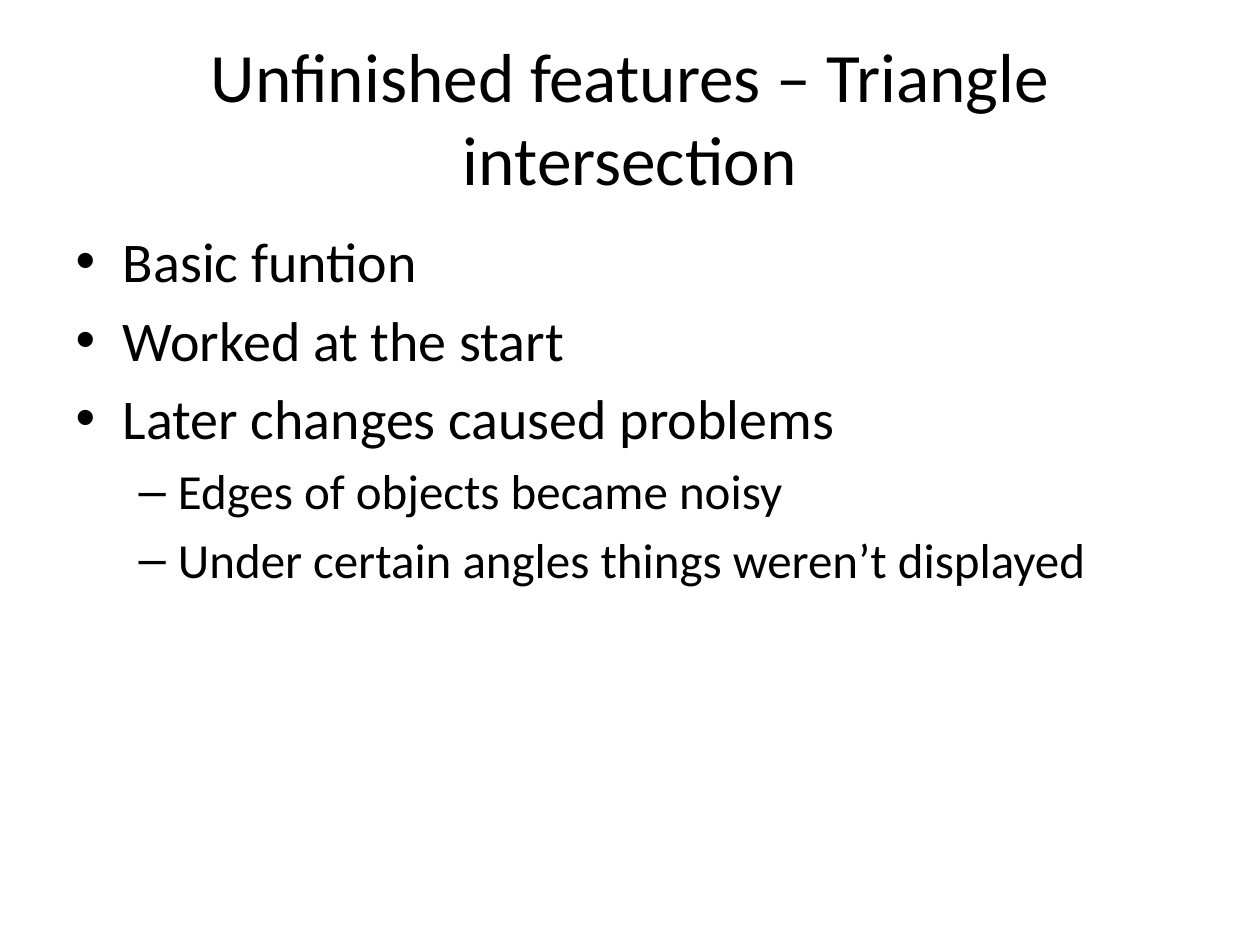
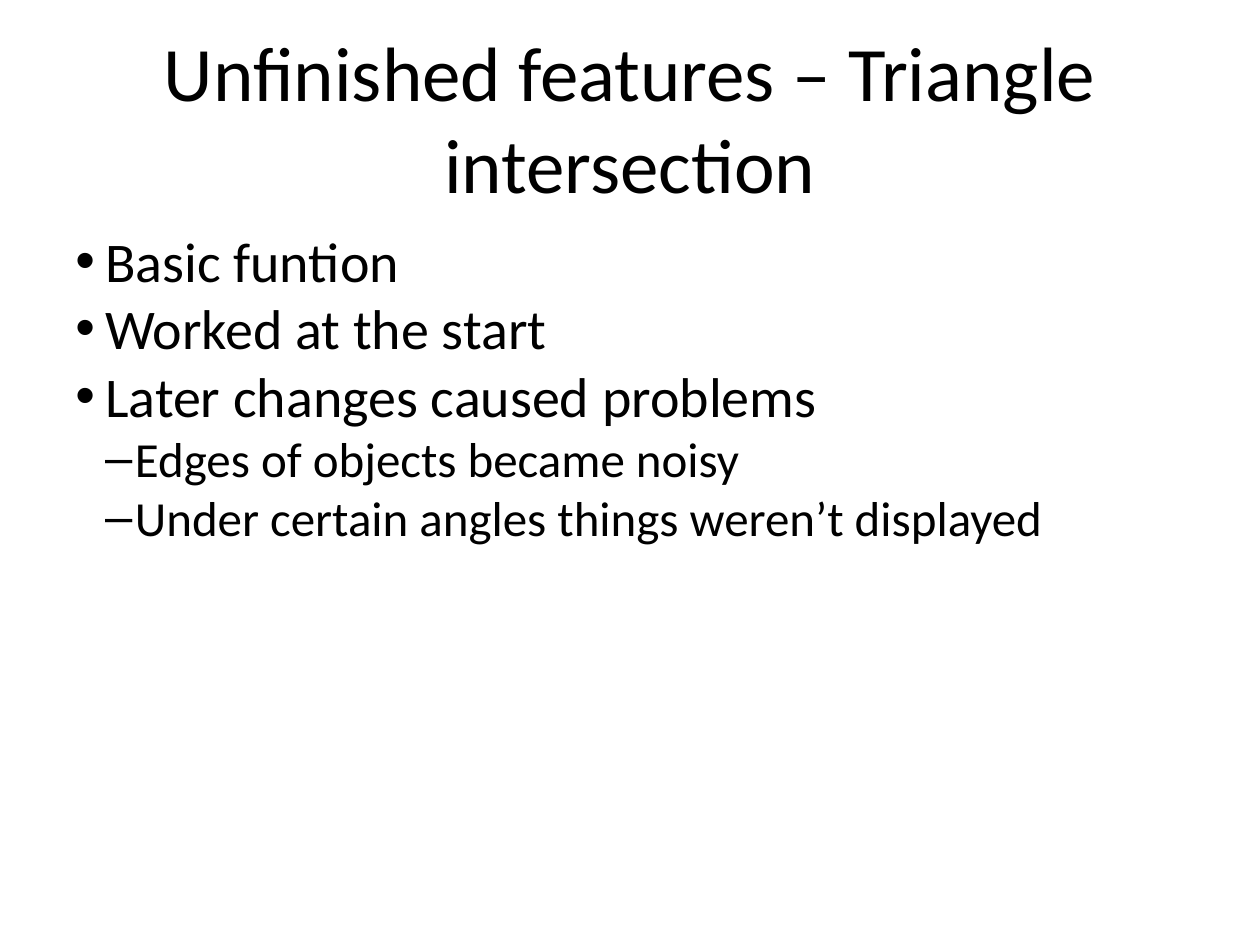
Before and after one commit to thijser/Computer-Graphics-raytracing, a slide deck: slide 26 of presentatie/Raytracing.pptx (slide 23 before the commit). Drawn at 1260x945 pixels with LibreOffice and Linux fonts; fonts in the diff are those of the drawing. Boxes give left, top, right and bottom in pixels: in the first picture for what was removed or moved away, otherwise in the second. Text is boxed around its words. In the diff, an @@ line names an element or a change of style, - is before the commit and + after.

Commit message:
added 3 slides

```diff
--- a/presentatie/Raytracing.pptx
+++ b/presentatie/Raytracing.pptx
@@ text "Unfinished features – Triangle intersection" at (164, 47, 1095, 194): size 39.6 to 44 pt @@
@@ text "Basic funtion" at (105, 243, 1042, 545): indent changed; less space between paragraphs @@
```
Also in this commit, not shown: 17 other slides changed, 3 slides added, 6 other files.
